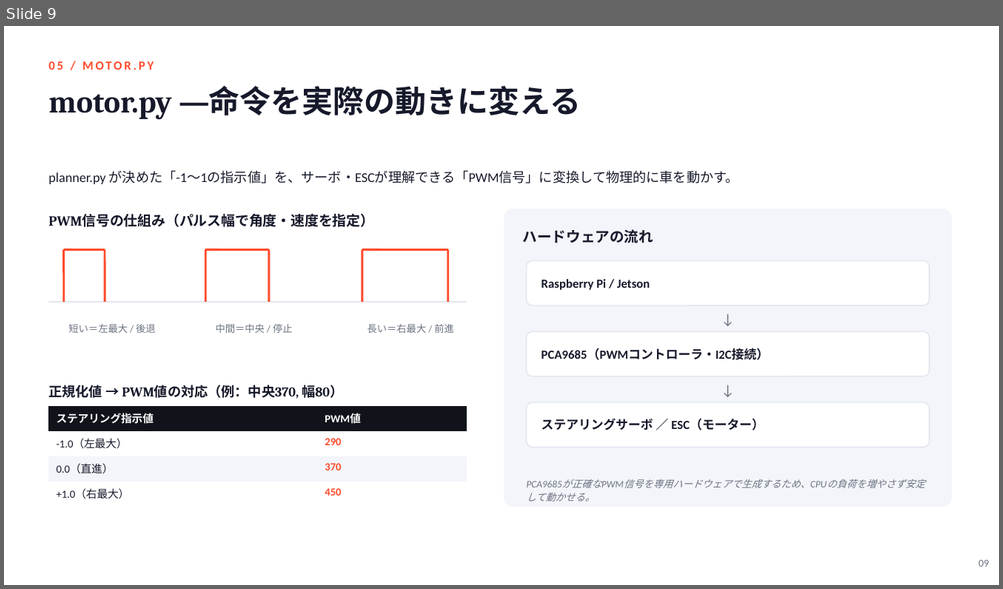
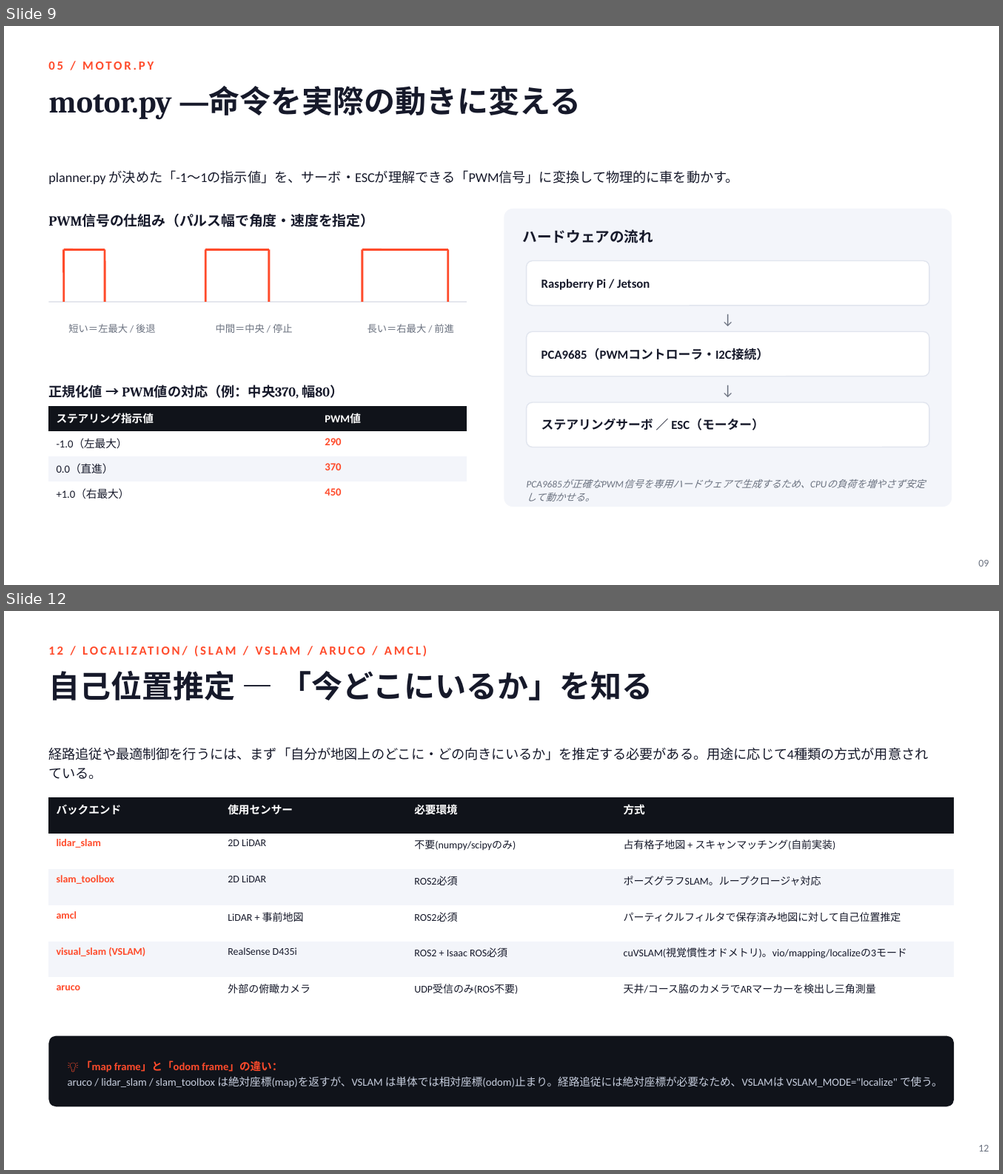
Before and after one commit to iwamer15/togikaidrive-tools, a slide deck: togikaidrive-overview/togikaidrive_overview.pptx. Shown one above the other, each under a label of ours: slide 9 before the commit, slides 9 and 12 after it; the slides between them are not shown. The pictures are 1003x589 and 1003x1174 pixels, drawn with LibreOffice and Linux fonts; fonts in the diff are those of the drawing. Boxes give left, top, right and bottom in pixels: in the first picture for what was removed or moved away, otherwise in the second. Text is boxed around its words. In the diff, an @@ line names an element or a change of style, - is before the commit and + after.

```diff
--- a/togikaidrive-overview/togikaidrive_overview.pptx
+++ b/togikaidrive-overview/togikaidrive_overview.pptx
@@ slide 12 added at [4, 611, 999, 1170], background #FFFFFF @@
@@ text added at [48, 637, 646, 664], 12 pt, text #FF4B2B, bold @@
+12 / LOCALIZATION/ (SLAM / VSLAM / ARUCO / AMCL)
@@ text added at [48, 671, 652, 701], 30 pt, text #16192A, bold @@
+自己位置推定 ― 「今どこにいるか」を知る
@@ text added at [48, 747, 928, 779], 13 pt, text #16192A @@
+経路追従や最適制御を行うには、まず「自分が地図上のどこに・どの向きにいるか」を推定する必要がある。用途に応じて4種類の方式が用意されている。
@@ table added at [48, 797, 954, 1014], 6 rows, 4 columns @@
+バックエンド | 使用センサー | 必要環境 | 方式
+lidar_slam | 2D LiDAR | 不要(numpy/scipyのみ) | 占有格子地図 + スキャンマッチング(自前実装)
+slam_toolbox | 2D LiDAR | ROS2必須 | ポーズグラフSLAM。ループクロージャ対応
+amcl | LiDAR + 事前地図 | ROS2必須 | パーティクルフィルタで保存済み地図に対して自己位置推定
+visual_slam (VSLAM) | RealSense D435i | ROS2 + Isaac ROS必須 | cuVSLAM(視覚慣性オドメトリ)。vio/mapping/localizeの3モード
+aruco | 外部の俯瞰カメラ | UDP受信のみ(ROS不要) | 天井/コース脇のカメラでARマーカーを検出し三角測量
@@ rounded rectangle added at [48, 1037, 954, 1107], fill #10131A @@
@@ text added at [68, 1061, 942, 1088], 10.5 pt, text #C7CEDE @@
+💡 「map frame」と「odom frame」の違い：
+aruco / lidar_slam / slam_toolbox は絶対座標(map)を返すが、VSLAM は単体では相対座標(odom)止まり。経路追従には絶対座標が必要なため、VSLAMは VSLAM_MODE="localize" で使う。
@@ text added at [978, 1145, 988, 1152], 10 pt, text #6B7280 @@
+12
```
Also in this commit, not shown: 3 slides changed, 5 other slides added, 2 other files.
